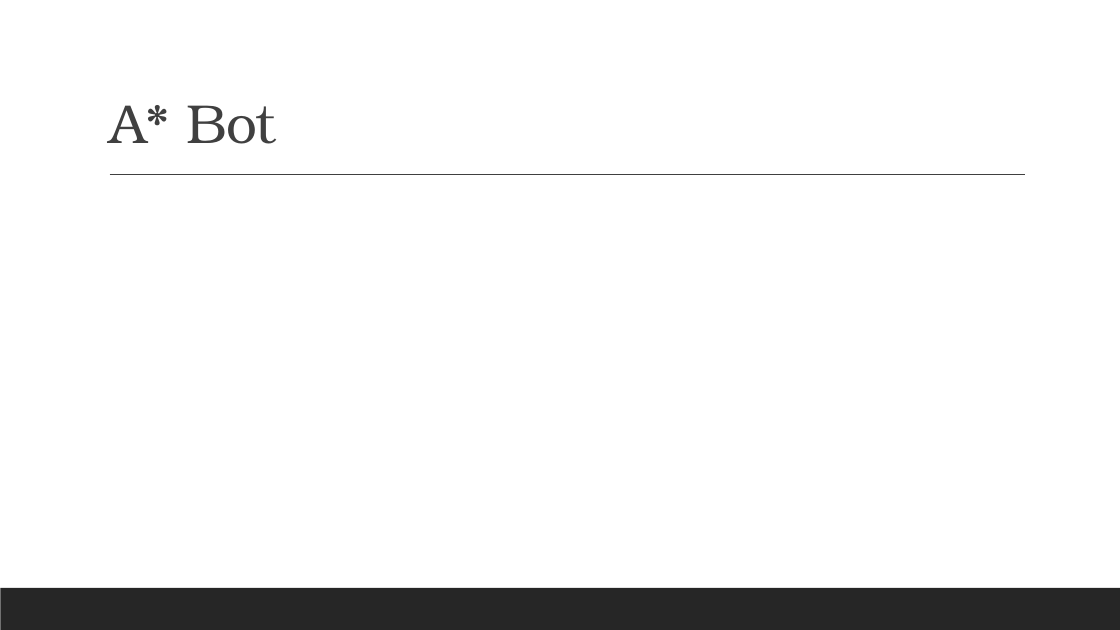
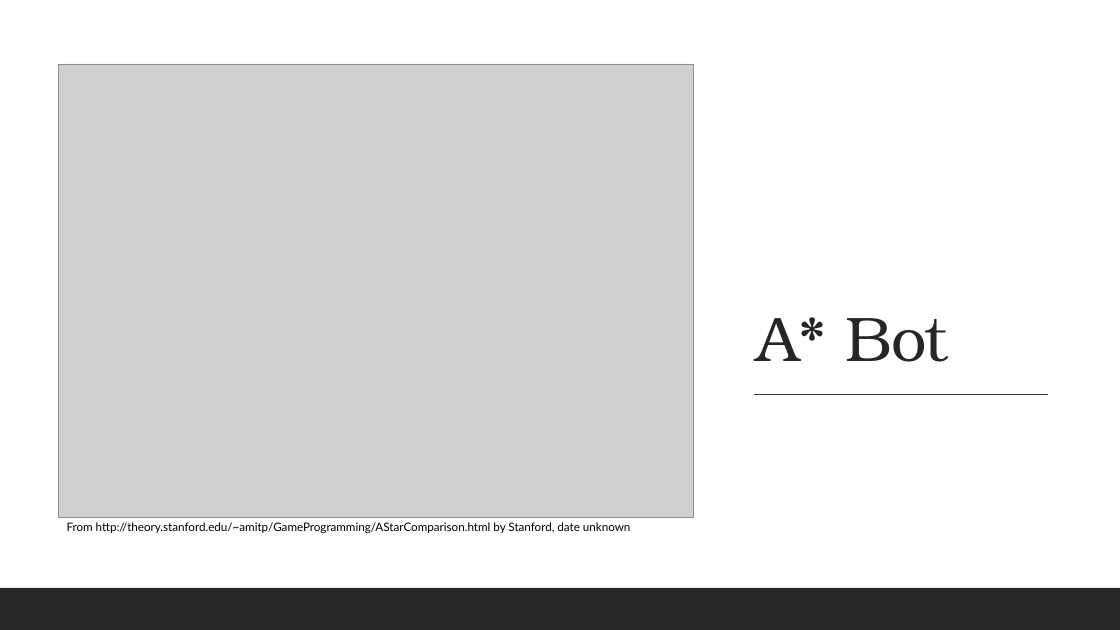
Before and after one commit to renesteeman/Project1-2_Group4, a slide deck: slide 18 of 04-PresentationThirdPhase.pptx. Drawn at 1120x630 pixels with LibreOffice and Linux fonts; fonts in the diff are those of the drawing; grey boxes stand for pictures. Boxes give left, top, right and bottom in pixels: in the first picture for what was removed or moved away, otherwise in the second. Text is boxed around its words. In the diff, an @@ line names an element or a change of style, - is before the commit and + after.

```diff
--- a/04-PresentationThirdPhase.pptx
+++ b/04-PresentationThirdPhase.pptx
@@ rectangle added at [0, 0, 1120, 630], fill #FFFFFF @@
@@ title "A* Bot": place and size @@
-title "A* Bot" at [109, 105, 276, 144]
+title "A* Bot" at [756, 317, 948, 362]
@@ title "A* Bot" at [756, 317, 948, 362]: size 47 to 54 pt, text colour #404040 to #262626 @@
@@ picture added at [58, 64, 693, 518] @@
@@ line removed from (110, 175) to (1026, 175) @@
@@ line added from (755, 395) to (1049, 395), #404040 1 pt @@
@@ text added at [67, 522, 631, 533], 10 pt, text #000000 @@
+From http://theory.stanford.edu/~amitp/GameProgramming/AStarComparison.html by Stanford, date unknown
@@ rectangle removed at [0, 588, 1120, 630] @@
@@ rectangle added at [0, 588, 1120, 630], fill #262626 @@
```
Also in this commit, not shown: 4 other slides changed, 1 slide added, 1 slide removed, 4 other files.
